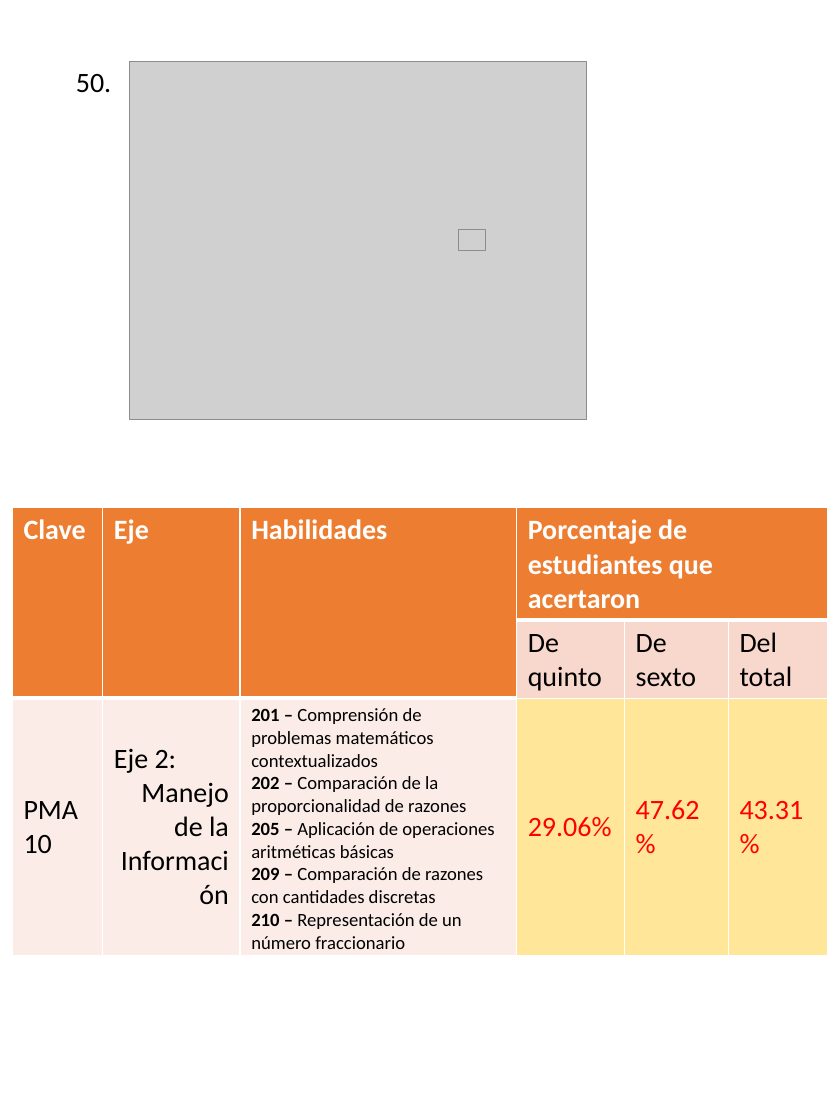
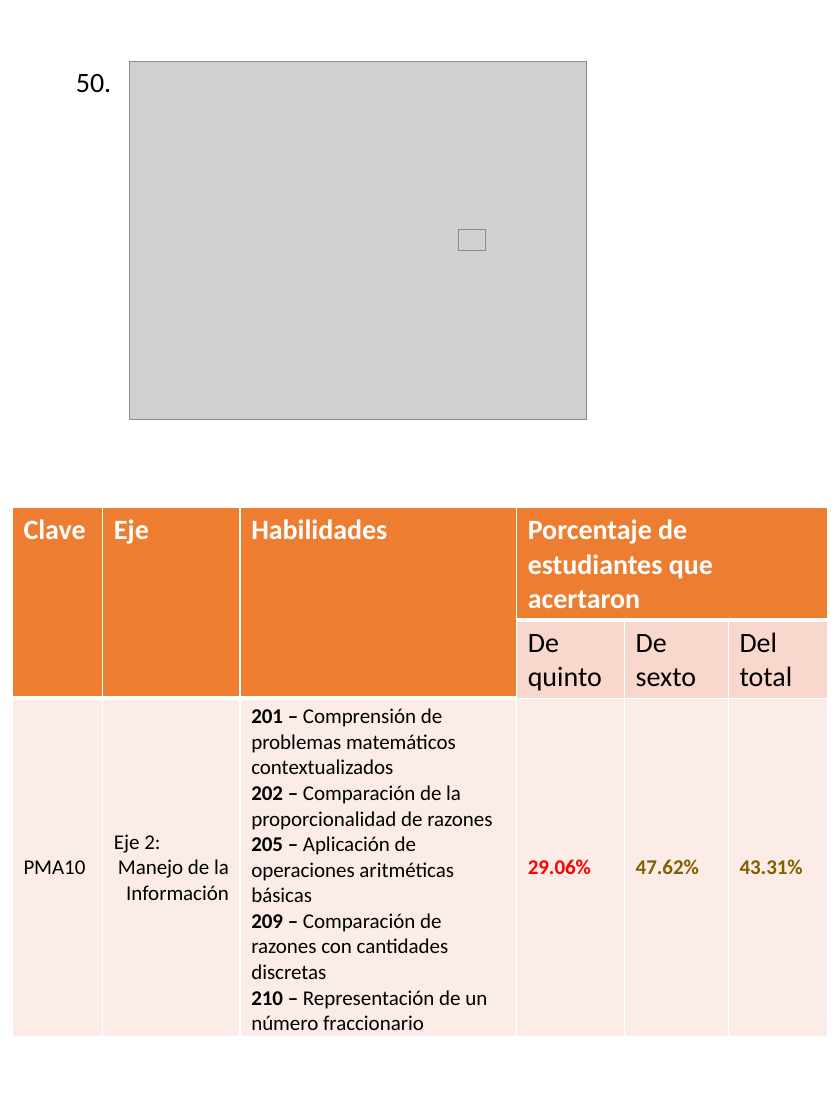
Before and after one commit to Adrifelcha/afchavez-019, a slide deck: slide 55 of Lancaster/Reporte_02_Q-Preliminar/Info_per_Item.pptx. Drawn at 840x1120 pixels with LibreOffice and Linux fonts; fonts in the diff are those of the drawing; grey boxes stand for pictures. Boxes give left, top, right and bottom in pixels: in the first picture for what was removed or moved away, otherwise in the second. Text is boxed around its words. In the diff, an @@ line names an element or a change of style, - is before the commit and + after.

```diff
--- a/Lancaster/Reporte_02_Q-Preliminar/Info_per_Item.pptx
+++ b/Lancaster/Reporte_02_Q-Preliminar/Info_per_Item.pptx
@@ table at <box>12,507,829,1034</box> @@
@@ fill #FFE699 to #FCECE8 in 3 cells @@
@@ size 18 to 13.5 pt in "PMA10", "Eje 2:", "Manejo de la Información", "29.06%" and 2 more places @@
@@ size 12 to 13.5 pt in "201 – Comprensión de problemas matemáticos contextualizados", "202 – Comparación de la proporcionalidad de ...", "205 – Aplicación de operaciones aritméticas básicas", "209 – Comparación de razones con cantidades ..." and 1 more places @@
@@ bold on in "29.06%", "47.62%", "43.31%" @@
@@ text colour #FF0000 to #806000 in "47.62%", "43.31%" @@
```
Also in this commit, not shown: 49 other slides changed, 1 other file.
